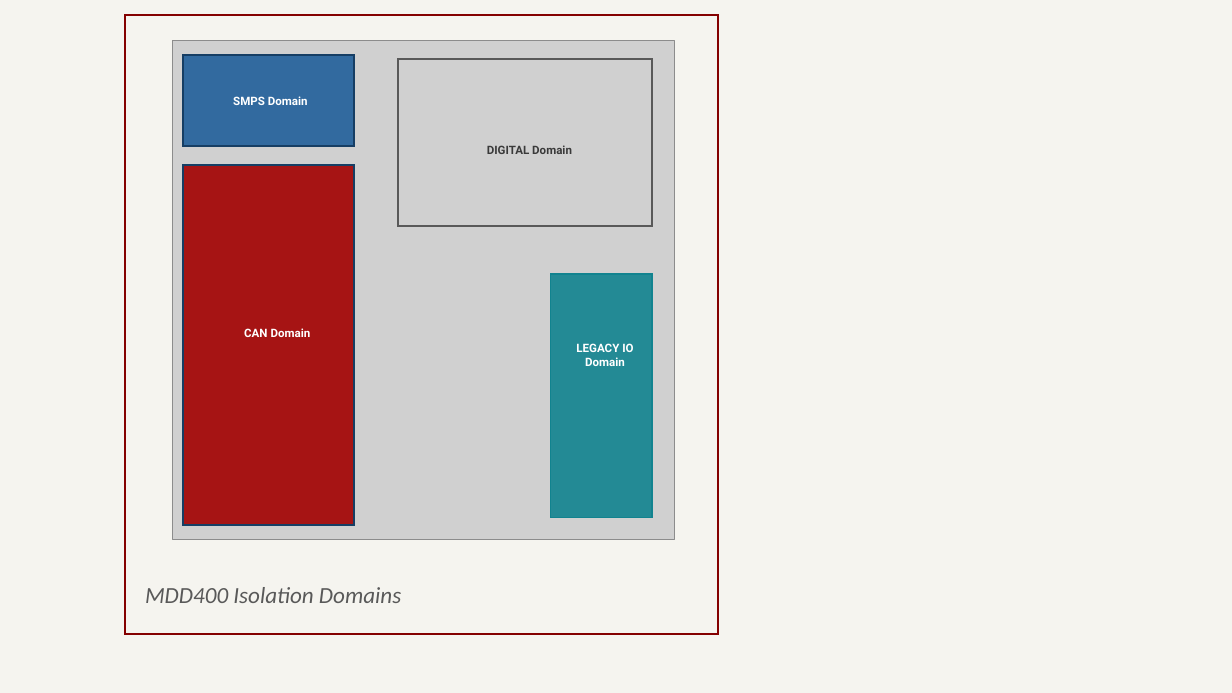
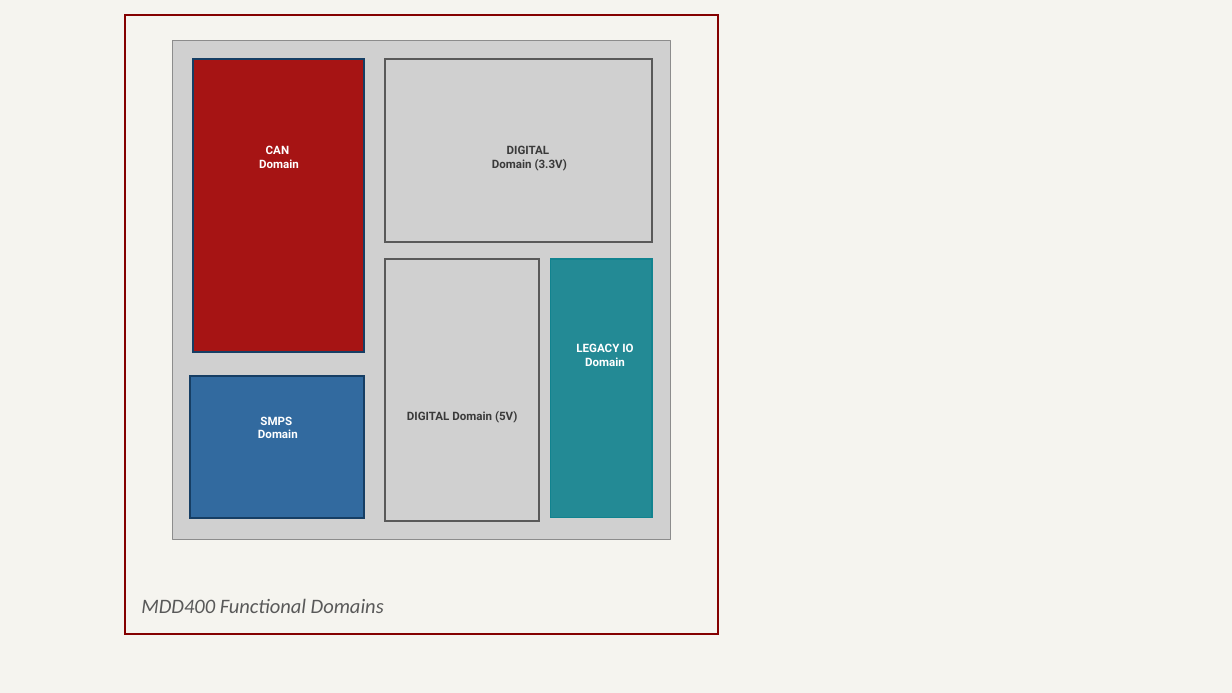
Before and after one commit to SCADYS-IO/docs.scadys.io, a slide deck: slide 3 of .assets/diagrams.pptx. Drawn at 1232x693 pixels with LibreOffice and Linux fonts; fonts in the diff are those of the drawing; grey boxes stand for pictures. Boxes give left, top, right and bottom in pixels: in the first picture for what was removed or moved away, otherwise in the second. Text is boxed around its words. In the diff, an @@ line names an element or a change of style, - is before the commit and + after.

```diff
--- a/.assets/diagrams.pptx
+++ b/.assets/diagrams.pptx
@@ rectangle: place and size @@
-rectangle at <box>183,165,354,525</box>
+rectangle at <box>193,59,364,352</box>
@@ rectangle: place and size @@
-rectangle at <box>397,59,653,226</box>
+rectangle at <box>385,59,653,242</box>
@@ text at <box>259,145,299,168</box>: text changed @@
-CAN Domain
+CAN
+Domain
@@ text at <box>492,145,567,171</box>: text changed @@
-DIGITAL Domain
+DIGITAL
+Domain (3.3V)
@@ rectangle added at <box>385,260,540,521</box>, fill #D1D1D1 at 90% opacity, outline #595959 1.5 pt @@
@@ rectangle: place and size @@
-rectangle at <box>551,274,653,518</box>
+rectangle at <box>551,260,653,518</box>
@@ rectangle: place and size @@
-rectangle at <box>183,55,354,146</box>
+rectangle at <box>190,376,364,518</box>
@@ text at <box>258,416,298,438</box>: text changed @@
-SMPS Domain
+SMPS
+Domain
@@ text added at <box>407,411,517,422</box>, 9 pt, text #3A3A3A, bold @@
+DIGITAL Domain (5V)
@@ text added at <box>141,599,384,613</box>, 16 pt, text #595959, italic @@
+MDD400 Functional Domains
@@ title removed at <box>145,587,401,603</box> @@
-MDD400 Isolation Domains
```
Also in this commit, not shown: 1 other slide changed, 42 other files.
